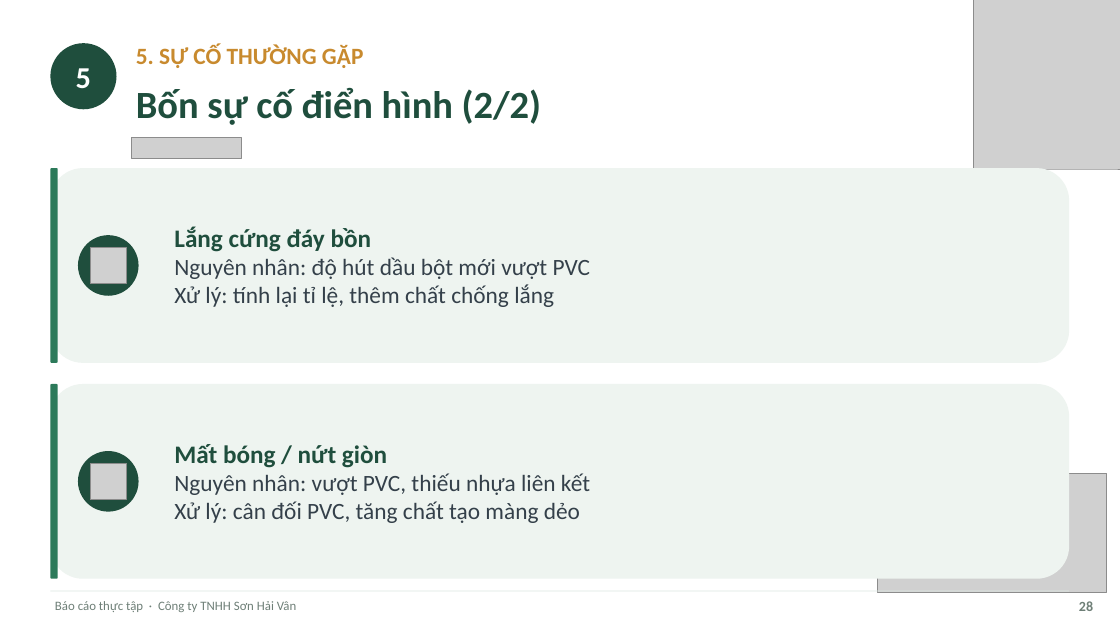
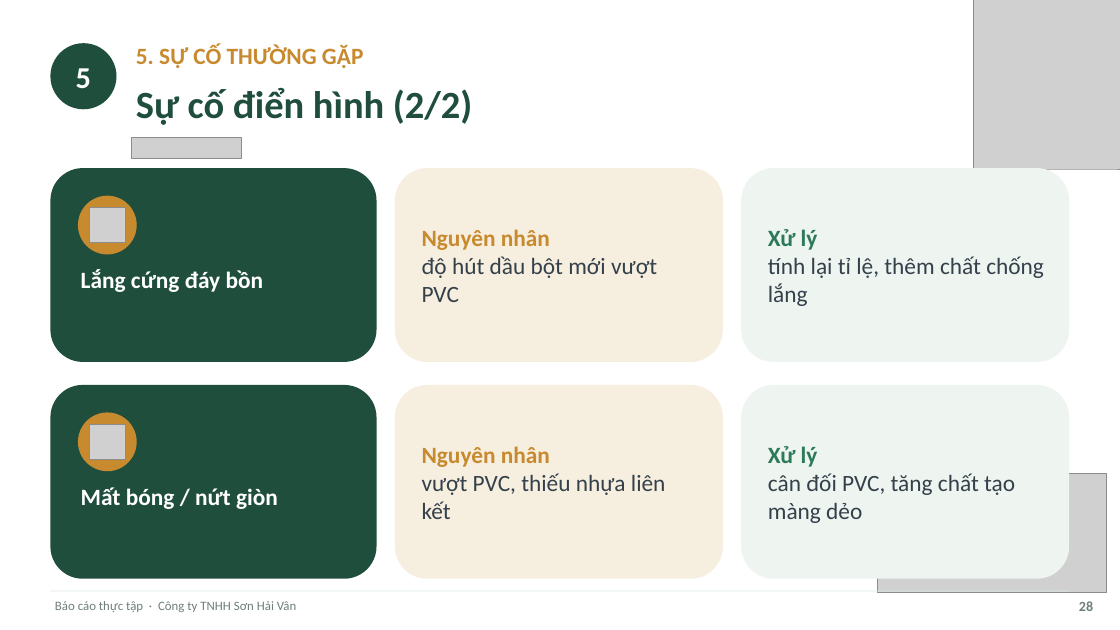
Before and after one commit to tranconcoder/pubic-resources, a slide deck: slide 28 of SuHeo/Báo cáo thực tập - Sơn Hải Vân.pptx. Drawn at 1120x630 pixels with LibreOffice and Linux fonts; fonts in the diff are those of the drawing; grey boxes stand for pictures. Boxes give left, top, right and bottom in pixels: in the first picture for what was removed or moved away, otherwise in the second. Text is boxed around its words. In the diff, an @@ line names an element or a change of style, - is before the commit and + after.

```diff
--- a/SuHeo/Báo cáo thực tập - Sơn Hải Vân.pptx
+++ b/SuHeo/Báo cáo thực tập - Sơn Hải Vân.pptx
@@ text at <box>136,88,472,125</box>: text changed @@
-Bốn sự cố điển hình (2/2)
+Sự cố điển hình (2/2)
@@ rounded rectangle: place and size @@
-rounded rectangle at <box>50,168,1070,363</box>
+rounded rectangle at <box>50,168,376,362</box>
@@ rounded rectangle at <box>50,168,376,362</box>: fill #EEF4F0 to #1F4E3D @@
@@ rounded rectangle removed at <box>50,168,58,363</box> @@
@@ rounded rectangle added at <box>395,168,723,362</box>, fill #F6EEDF @@
@@ rounded rectangle: place and size @@
-rounded rectangle at <box>50,384,58,579</box>
+rounded rectangle at <box>741,168,1069,362</box>
@@ rounded rectangle at <box>741,168,1069,362</box>: fill #2C7A5A to #EEF4F0 @@
@@ 2 pictures, 2 ellipses: place and size @@
-2 pictures, 2 ellipses at <box>78,235,139,512</box>
+2 pictures, 2 ellipses at <box>78,196,137,471</box>
@@ ellipse at <box>78,196,137,255</box>: fill #1F4E3D to #C88A2E @@
@@ text at <box>422,229,657,302</box>: text changed @@
-Lắng cứng đáy bồn
-Nguyên nhân: độ hút dầu bột mới vượt PVC
-Xử lý: tính lại tỉ lệ, thêm chất chống lắng
+Nguyên nhân
+độ hút dầu bột mới vượt PVC
@@ text added at <box>768,229,1044,306</box>, 20 pt, text #34404A @@
+Xử lý
+tính lại tỉ lệ, thêm chất chống lắng
@@ text added at <box>81,269,264,292</box>, 20 pt, text #FFFFFF, bold @@
+Lắng cứng đáy bồn
@@ rounded rectangle added at <box>50,385,376,579</box>, fill #1F4E3D @@
@@ rounded rectangle: place and size @@
-rounded rectangle at <box>50,384,1070,579</box>
+rounded rectangle at <box>395,385,723,579</box>
@@ rounded rectangle at <box>395,385,723,579</box>: fill #EEF4F0 to #F6EEDF @@
@@ rounded rectangle added at <box>741,385,1069,579</box>, fill #EEF4F0 @@
@@ ellipse at <box>78,413,137,471</box>: fill #1F4E3D to #C88A2E @@
@@ text added at <box>422,446,666,519</box>, 20 pt, text #34404A @@
+Nguyên nhân
+vượt PVC, thiếu nhựa liên kết
@@ text at <box>768,446,1015,523</box>: text changed @@
-Mất bóng / nứt giòn
-Nguyên nhân: vượt PVC, thiếu nhựa liên kết
-Xử lý: cân đối PVC, tăng chất tạo màng dẻo
+Xử lý
+cân đối PVC, tăng chất tạo màng dẻo
@@ text added at <box>81,487,278,509</box>, 20 pt, text #FFFFFF, bold @@
+Mất bóng / nứt giòn
```
Also in this commit, not shown: 16 other slides changed, 1 other file.
